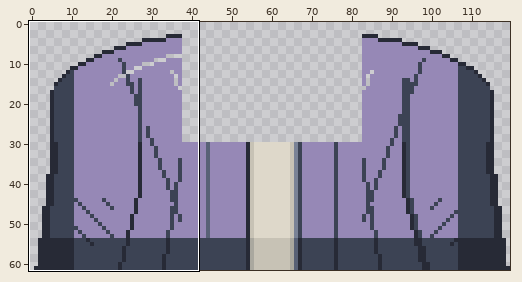
Pixel-art file, stored at art/src/torso/sana-ferreira.aseprite. Above: a wide view before the commit, with the close-up outlined.
Close-up. Before the commit:
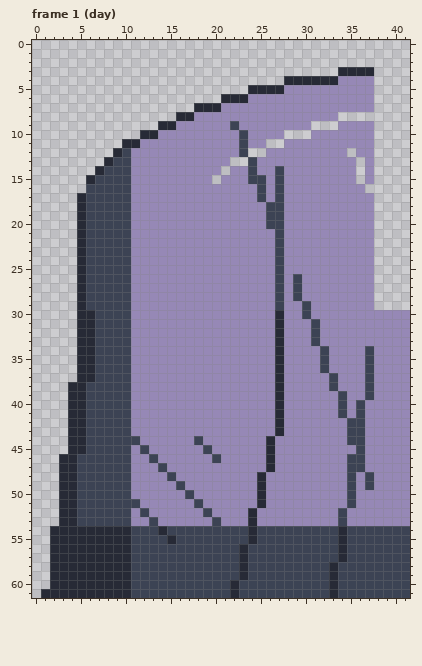
120x62 pixels, 2 frames. Shown: frame 1 (day): x 0..41, y 0..61. The commit also changed other frames or places, which this record leaves out.
And afterwards:
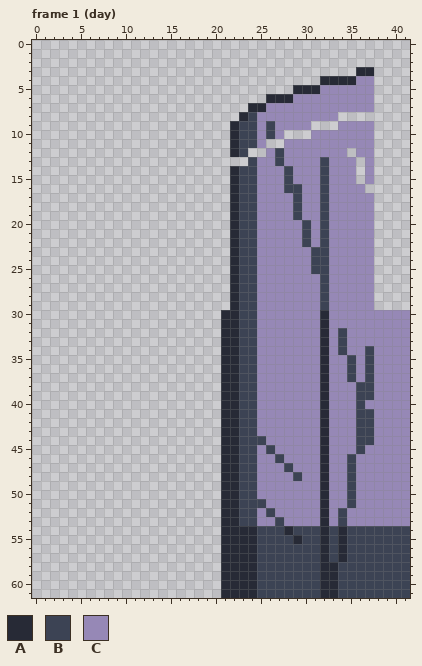
Palette (. is transparent): A #272a36  B #3c4354  C #9688b6
What changed:
Frame 1 (day):
y 3: x 34..35 AA -> ..
y 4: x 28..31 AAAA -> ....; x 34..35 CC -> AA
y 5: x 24..31 AAAACCCC -> .....AAA
y 6: x 21..28 AAACCCCC -> .....AAA
y 7: x 18..25 AAACCCCC -> ......AA
y 8: x 16..24 AACCCCCCC -> .......AB
y 9: x 14..24 AACCCCCCBCC -> ........ABB; x 26 C -> B
y 10: x 12..22 AACCCCCCCCC -> ..........A; x 24 C -> B; x 26 C -> B
y 11: x 10..22 AACCCCCCCCCCC -> ............A; x 24 C -> B
y 12: x 9..22 ABCCCCCCCCCCCC -> .............A; x 27 C -> B
y 13: x 8..21 ABBCCCCCCCCCCC -> ..............; x 27 C -> B; x 32 C -> B
y 14: x 7..20 ABBBCCCCCCCCCC -> ..............; x 22..23 CC -> AB; x 27..28 BC -> CB; x 32 C -> B
y 15: x 6..19 ABBBBCCCCCCCCC -> ..............; x 21..23 CCC -> .AB; x 25 B -> C; x 27..28 BC -> CB; x 32 C -> B
y 16: x 6..25 BBBBBCCCCCCCCCCCCCCB -> ................ABBC; x 27..29 BCC -> CBB; x 32 C -> B
y 17: x 5..25 ABBBBBCCCCCCCCCCCCCCB -> .................ABBC; x 27 B -> C; x 29 C -> B; x 32 C -> B
y 18..19: x 5..24 ABBBBBCCCCCCCCCCCCCC -> .................ABB; x 26..27 BB -> CC; x 29 C -> B; x 32 C -> B
y 20: x 5..24 ABBBBBCCCCCCCCCCCCCC -> .................ABB; x 26..27 BB -> CC; x 30 C -> B; x 32 C -> B
y 21..22: x 5..24 ABBBBBCCCCCCCCCCCCCC -> .................ABB; x 27 B -> C; x 30 C -> B; x 32 C -> B
y 23..25: x 5..24 ABBBBBCCCCCCCCCCCCCC -> .................ABB; x 27 B -> C; x 31..32 CC -> BB
y 26..28: x 5..24 ABBBBBCCCCCCCCCCCCCC -> .................ABB; x 27 B -> C; x 29 B -> C; x 32 C -> B
y 29: x 5..24 ABBBBBCCCCCCCCCCCCCC -> .................ABB; x 27 B -> C; x 30 B -> C; x 32 C -> B
y 30: x 5..24 AABBBBCCCCCCCCCCCCCC -> ................AABB; x 27 A -> C; x 30 B -> C; x 32 C -> A
y 31: x 5..24 AABBBBCCCCCCCCCCCCCC -> ................AABB; x 27 A -> C; x 31..32 BC -> CA
y 32..33: x 5..24 AABBBBCCCCCCCCCCCCCC -> ................AABB; x 27 A -> C; x 31..32 BC -> CA; x 34 C -> B
y 34: x 5..24 AABBBBCCCCCCCCCCCCCC -> ................AABB; x 27 A -> C; x 32 B -> A; x 34 C -> B
y 35..36: x 5..24 AABBBBCCCCCCCCCCCCCC -> ................AABB; x 27 A -> C; x 32 B -> A; x 35 C -> B
y 37: x 5..24 AABBBBCCCCCCCCCCCCCC -> ................AABB; x 27 A -> C; x 32..33 CB -> AC; x 35 C -> B
y 38: x 4..24 AABBBBBCCCCCCCCCCCCCC -> .................AABB; x 27 A -> C; x 32..33 CB -> AC; x 36 C -> B
y 39: x 4..24 AABBBBBCCCCCCCCCCCCCC -> .................AABB; x 27 A -> C; x 32 C -> A; x 34 B -> C; x 36 C -> B
y 40: x 4..24 AABBBBBCCCCCCCCCCCCCC -> .................AABB; x 27 A -> C; x 32 C -> A; x 34 B -> C
y 41: x 4..24 AABBBBBCCCCCCCCCCCCCC -> .................AABB; x 27 A -> C; x 32 C -> A; x 34 B -> C; x 37 C -> B
y 42..43: x 4..24 AABBBBBCCCCCCCCCCCCCC -> .................AABB; x 27 A -> C; x 32 C -> A; x 35 B -> C; x 37 C -> B
y 44: x 4..26 AABBBBBBCCCCCCBCCCCCCCA -> .................AABBBC; x 32 C -> A; x 35 B -> C; x 37 C -> B
y 45: x 4..24 AABBBBBCBCCCCCCBCCCCC -> .................AABB; x 26 A -> B; x 32 C -> A
y 46: x 3..24 AABBBBBBCCBCCCCCCBCCCC -> ..................AABB; x 26..27 AC -> CB; x 32 C -> A; x 36 B -> C
y 47: x 3..24 AABBBBBBCCCBCCCCCCCCCC -> ..................AABB; x 26 A -> C; x 28 C -> B; x 32 C -> A; x 36 B -> C
y 48: x 3..25 AABBBBBBCCCCBCCCCCCCCCA -> ..................AABBC; x 29 C -> B; x 32 C -> A; x 37 B -> C
y 49: x 3..25 AABBBBBBCCCCCBCCCCCCCCA -> ..................AABBC; x 32 C -> A; x 37 B -> C
y 50: x 3..25 AABBBBBBCCCCCCBCCCCCCCA -> ..................AABBC; x 32 C -> A
y 51: x 3..25 AABBBBBBBCCCCCCBCCCCCCA -> ..................AABBB; x 32 C -> A
y 52: x 3..24 AABBBBBBCBCCCCCCBCCCCA -> ..................AABB; x 26 C -> B; x 32 C -> A
y 53: x 3..24 AABBBBBBCCBCCCCCCBCCCA -> ..................AABB; x 27 C -> B; x 32 C -> A
y 54: x 2..23 AAAAAAAAABBBABBBBBBBBB -> ...................AAA; x 28 B -> A; x 32 B -> A
y 55: x 2..23 AAAAAAAAABBBBABBBBBBBB -> ...................AAA; x 29 B -> A; x 32 B -> A
y 56..59: x 2..22 AAAAAAAAABBBBBBBBBBBB -> ...................AA; x 24 B -> A; x 32 B -> A
y 60: x 2..21 AAAAAAAAABBBBBBBBBBB -> ...................A; x 23..24 BB -> AA; x 32 B -> A
y 61: x 1..21 AAAAAAAAAABBBBBBBBBBB -> ....................A; x 23..24 BB -> AA; x 32 B -> A
